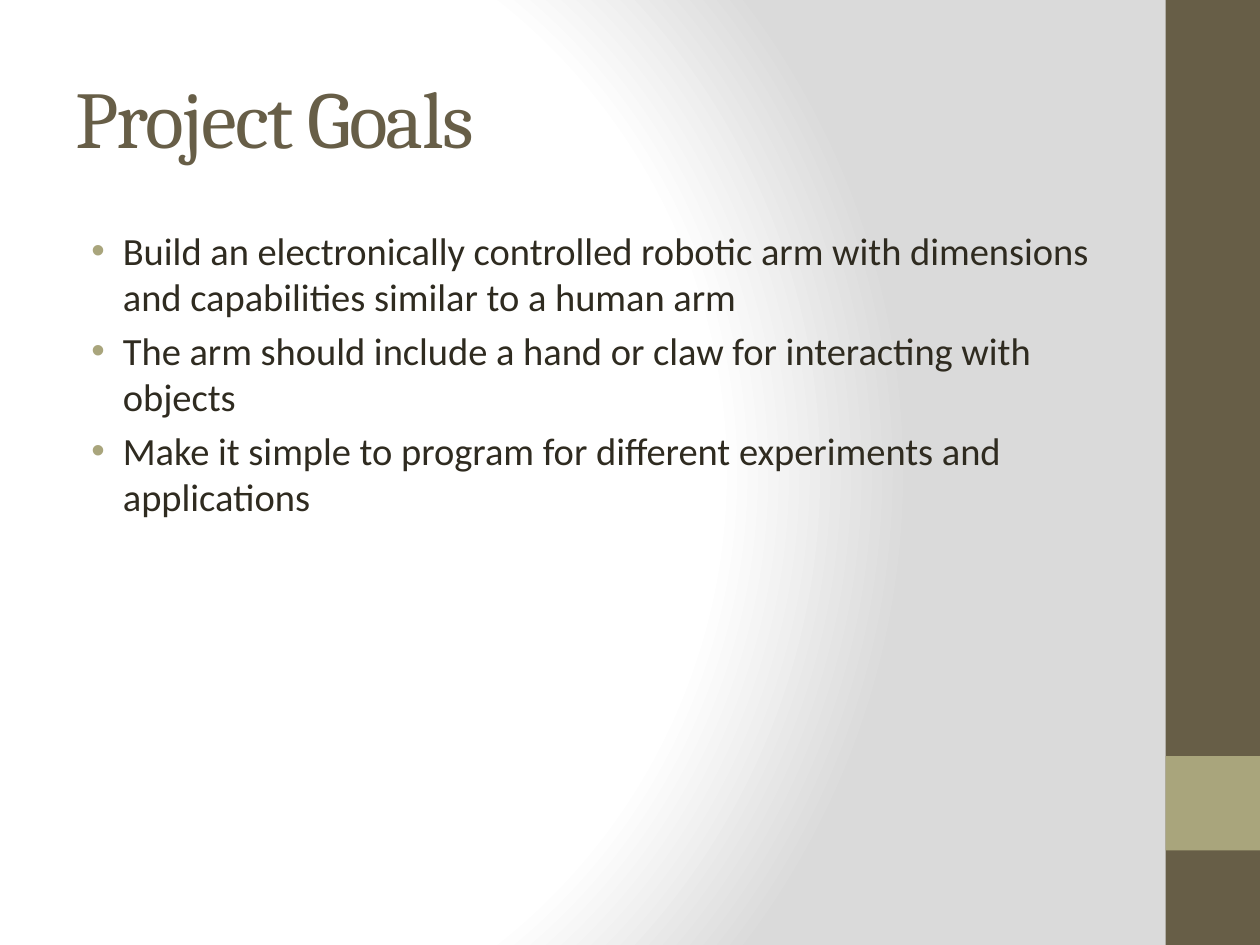
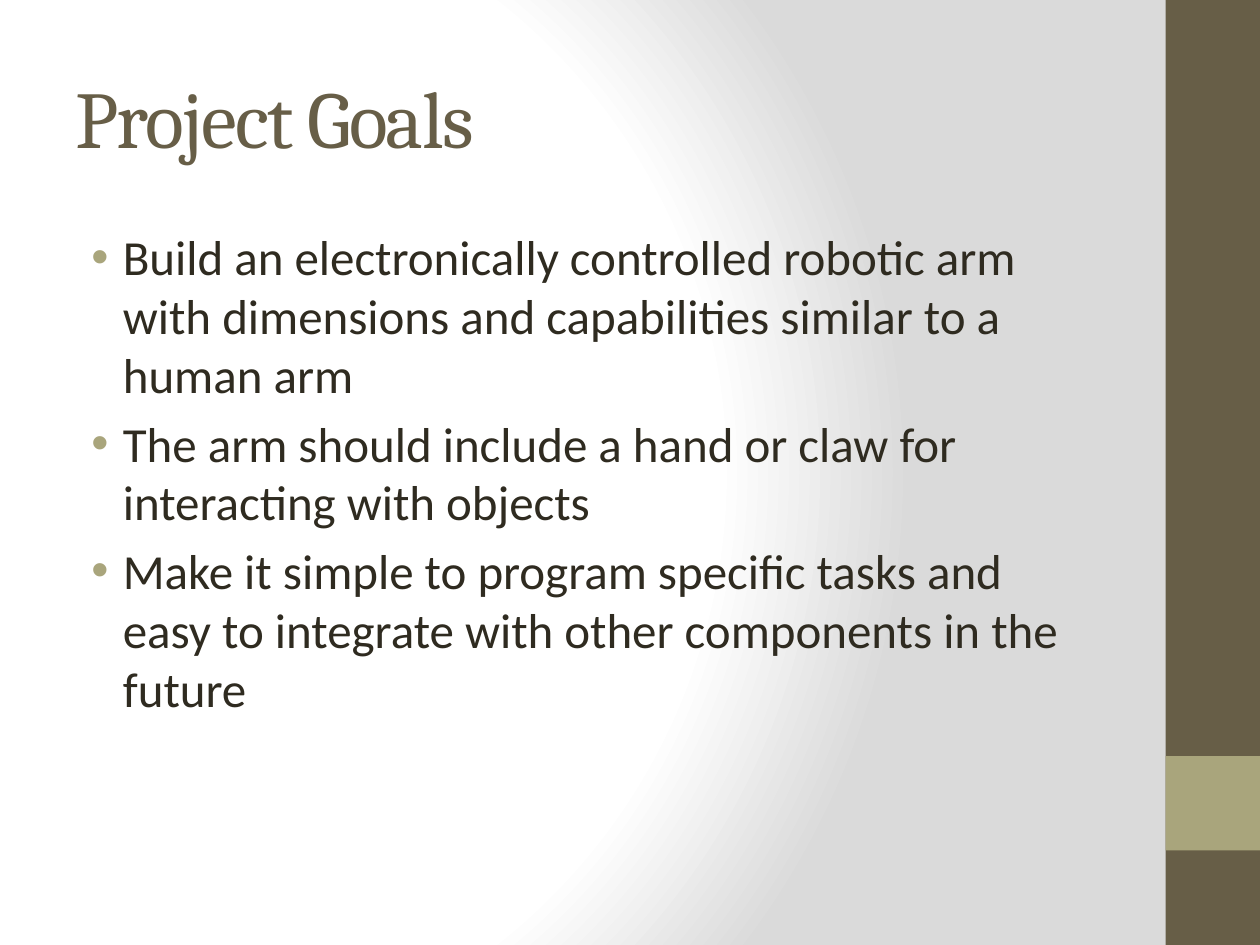
Before and after one commit to UCSBRoboticsClub/robotic-arm, a slide deck: slide 2 of UCSB Robotic Arm Project.pptx. Drawn at 1260x945 pixels with LibreOffice and Linux fonts; fonts in the diff are those of the drawing. Boxes give left, top, right and bottom in pixels: in the first picture for what was removed or moved away, otherwise in the second. Text is boxed around its words. In the diff, an @@ line names an element or a change of style, - is before the commit and + after.

```diff
--- a/UCSB Robotic Arm Project.pptx
+++ b/UCSB Robotic Arm Project.pptx
@@ text at (123,241,1016,529): size 22 to 28 pt in "Build an electronically controlled robotic arm with ...", "The arm should include a hand or ..."; more space between paragraphs @@
@@ text at (123,555,1057,708): text changed; size 22 to 28 pt @@
-• Make it simple to program for different experiments and applications
+• Make it simple to program specific tasks and easy to integrate with other components in the future
```
Also in this commit, not shown: 8 other slides changed, 3 slides added, 6 other files.
